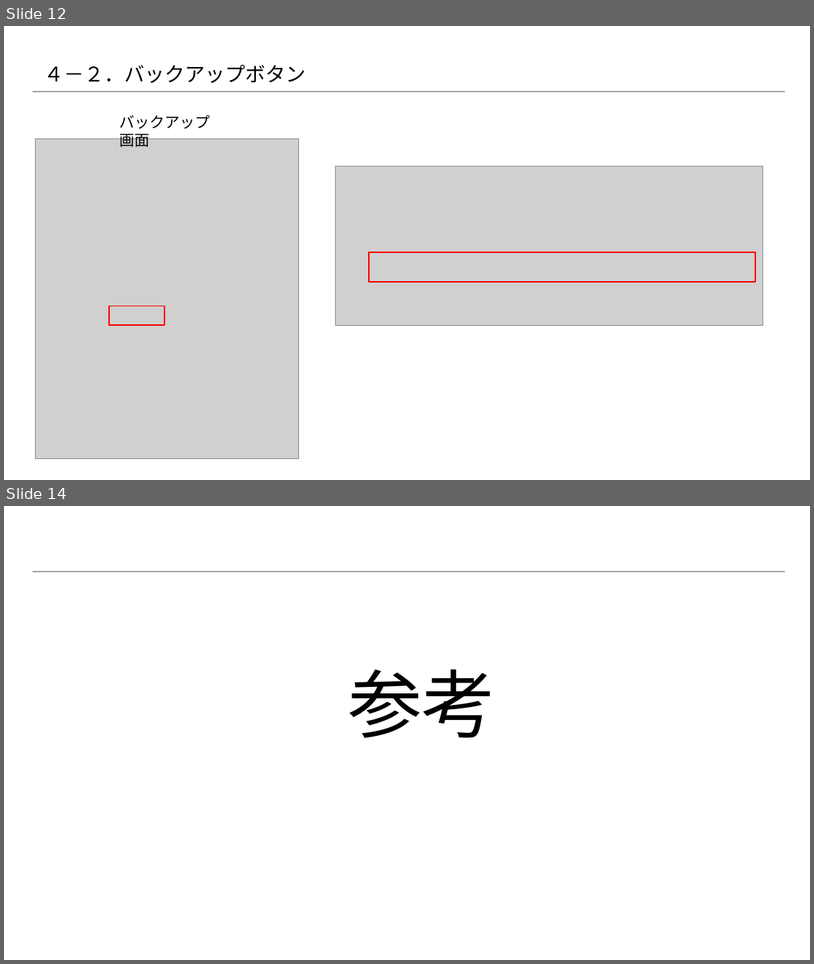
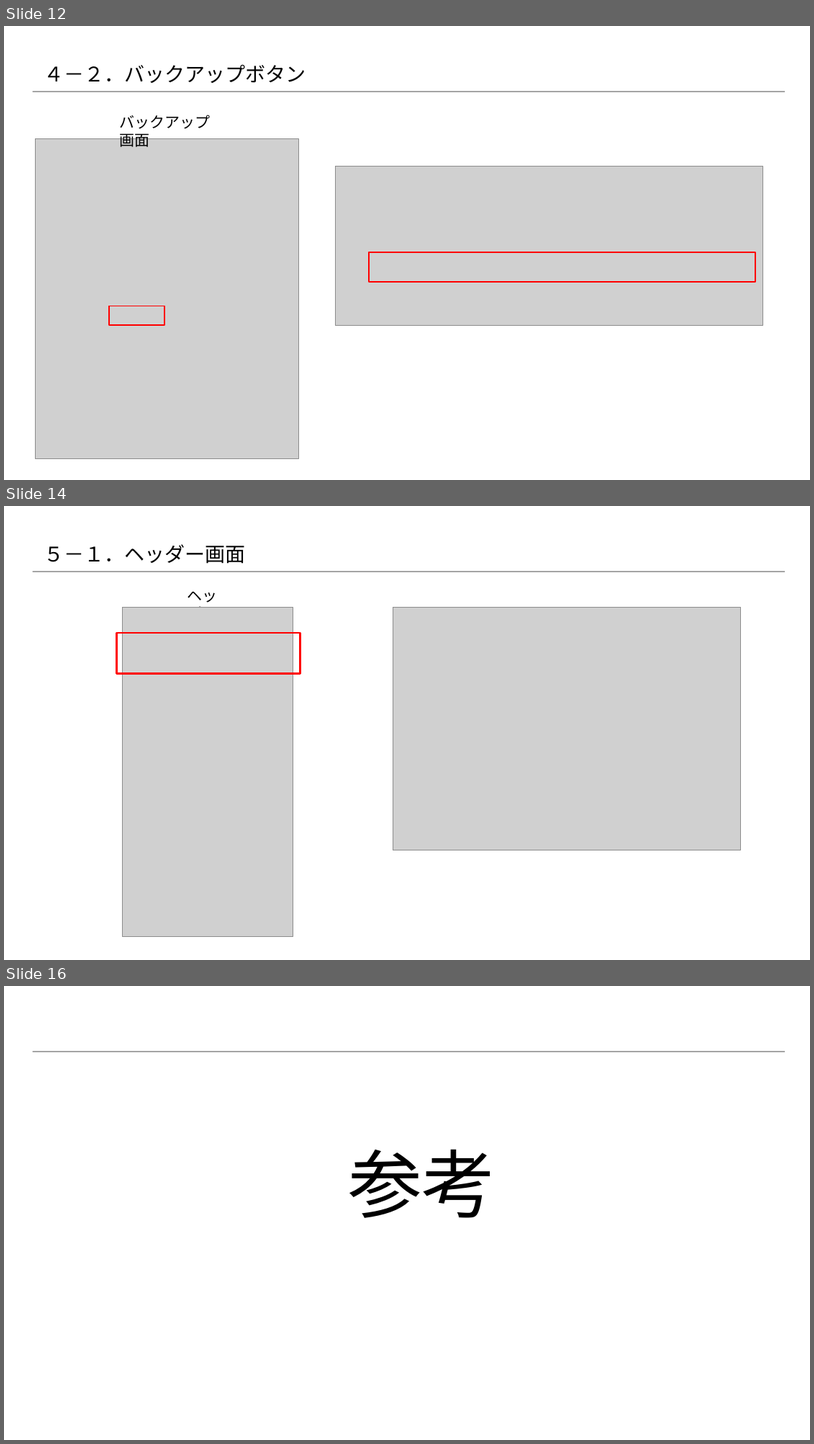
Before and after one commit to 2018SYSTEMI34/diary, a slide deck: doc/01_勉強会/01_勉強会資料/20181018_勉強会/02.資料/第2回進捗資料（一覧チーム）.pptx. Shown one above the other, each under a label of ours: slides 12 and 14 before the commit, slides 12, 14 and 16 after it; the slides between them are not shown. The pictures are 814x964 and 814x1444 pixels, drawn with LibreOffice and Linux fonts; fonts in the diff are those of the drawing; grey boxes stand for pictures; background and template pictures are left out. Boxes give left, top, right and bottom in pixels: in the first picture for what was removed or moved away, otherwise in the second. Text is boxed around its words. In the diff, an @@ line names an element or a change of style, - is before the commit and + after.

Commit message:
一覧チーム資料更新（ヘッダー・フッター画面追加）

```diff
--- a/doc/01_勉強会/01_勉強会資料/20181018_勉強会/02.資料/第2回進捗資料（一覧チーム）.pptx
+++ b/doc/01_勉強会/01_勉強会資料/20181018_勉強会/02.資料/第2回進捗資料（一覧チーム）.pptx
@@ slide 14 added at (4, 506, 810, 960), background #FFFFFF; not listed: 1 template element that a slide beside it also shows @@
@@ title added at (44, 544, 245, 564), 24 pt, text #000000 @@
+５－１．ヘッダー画面
@@ text added at (187, 591, 217, 608), 18 pt, text #000000 @@
+ヘッダー
@@ picture added at (123, 607, 293, 937) @@
@@ picture added at (393, 608, 741, 850) @@
@@ rectangle added at (116, 633, 301, 674), outline #FF0000 2 pt @@
@@ what was slide 14 is now slide 16 @@
```
Also in this commit, not shown: 1 slide changed, 1 other slide added.
